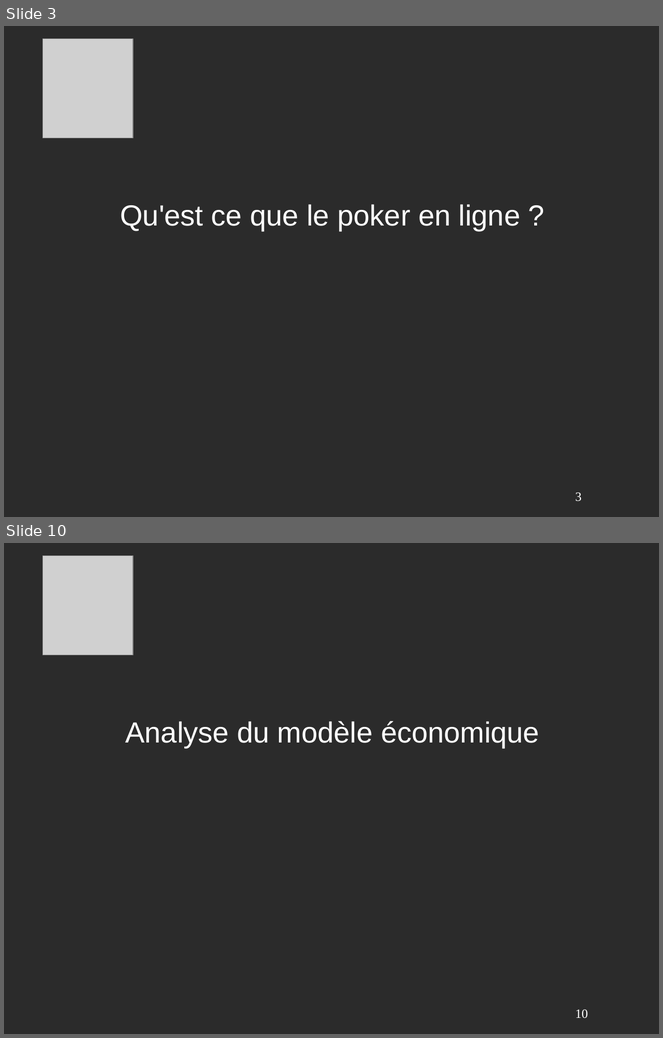
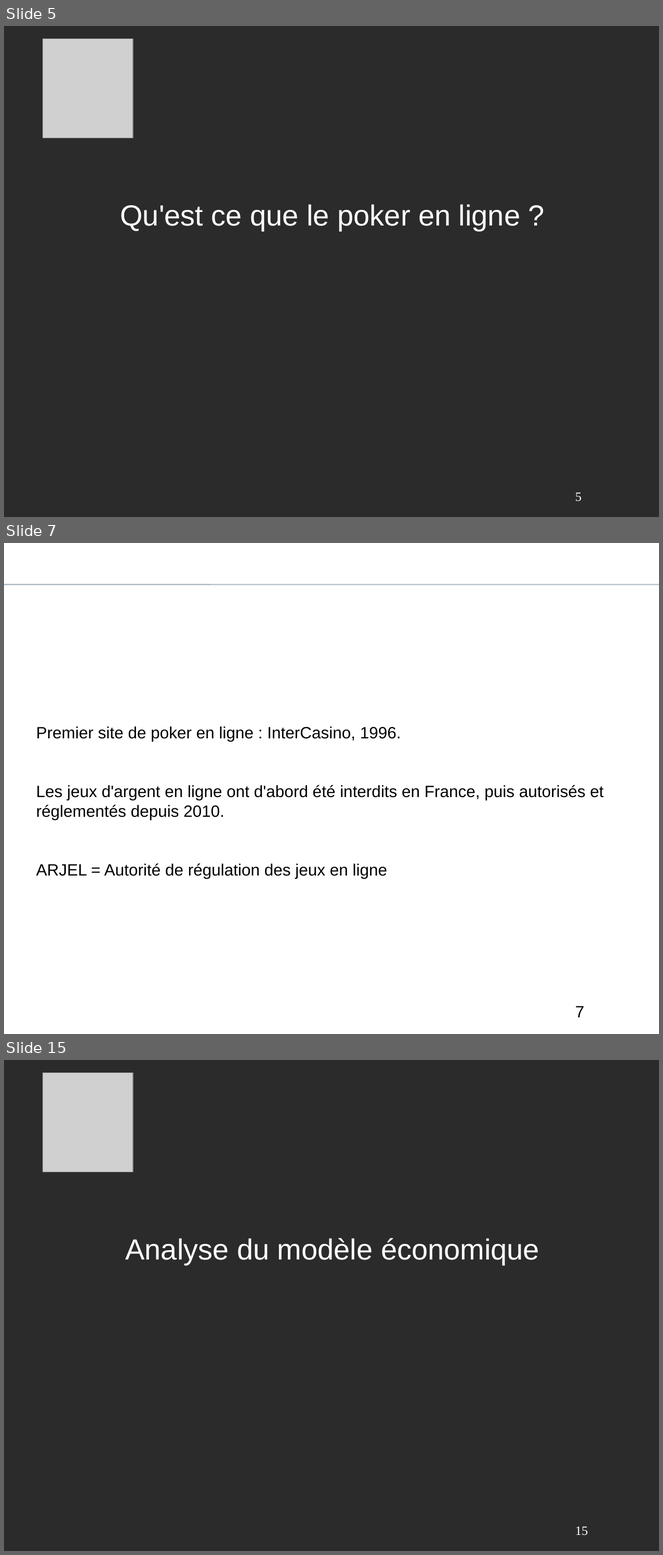
Before and after one commit to OlivierK/economie, a slide deck: presentation.odp. Shown one above the other, each under a label of ours: slides 3 and 10 before the commit, slides 5, 7 and 15 after it; the slides between them are not shown. The pictures are 663x1038 and 663x1555 pixels, drawn with LibreOffice and Linux fonts; fonts in the diff are those of the drawing; grey boxes stand for pictures; background and template pictures are left out; a plain dark background stands for a picture behind light text. Boxes give left, top, right and bottom in pixels: in the first picture for what was removed or moved away, otherwise in the second. Text is boxed around its words. In the diff, an @@ line names an element or a change of style, - is before the commit and + after.

```diff
--- a/presentation.odp
+++ b/presentation.odp
@@ slide 7 added at (4, 543, 659, 1034), background picture (left out) @@
@@ text added at (29, 548, 236, 574), 18 pt, text #FFFFFF @@
+Le poker en ligne :
@@ rectangle added at (210, 543, 659, 585), fill #FFFFFF at 25% opacity @@
@@ text added at (213, 550, 659, 576), 18 pt, text #FFFFFF @@
+Présentation
@@ rectangle added at (4, 584, 659, 586), fill #ABB7C1 @@
@@ text added at (36, 727, 604, 879), 18 pt, text #000000 @@
+Premier site de poker en ligne : InterCasino, 1996.
+Les jeux d'argent en ligne ont d'abord été interdits en France, puis autorisés et réglementés depuis 2010.
+ARJEL = Autorité de régulation des jeux en ligne
@@ page number added at (575, 1006, 585, 1018), 18 pt, text #000000 @@
+7
@@ what was slide 3 is now slide 5 @@
@@ page number at (575, 493, 582, 502): text changed @@
-3
+5
@@ what was slide 10 is now slide 15 @@
@@ page number at (575, 1527, 588, 1536): text changed @@
-10
+15
```
Also in this commit, not shown: 11 slides changed, 7 other slides added.
